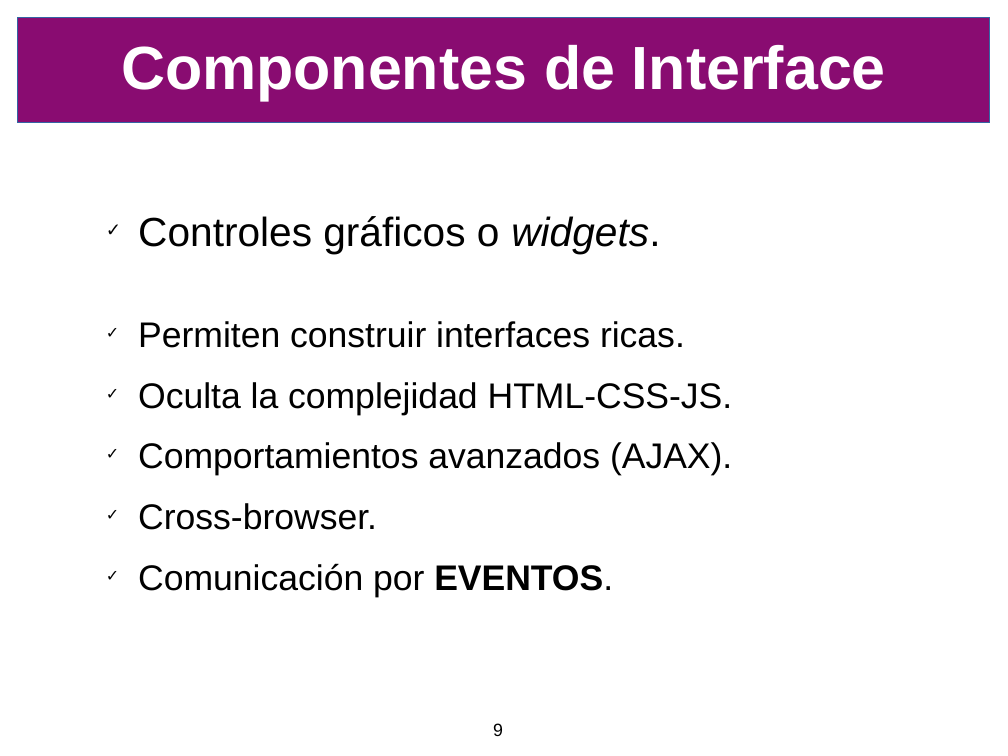
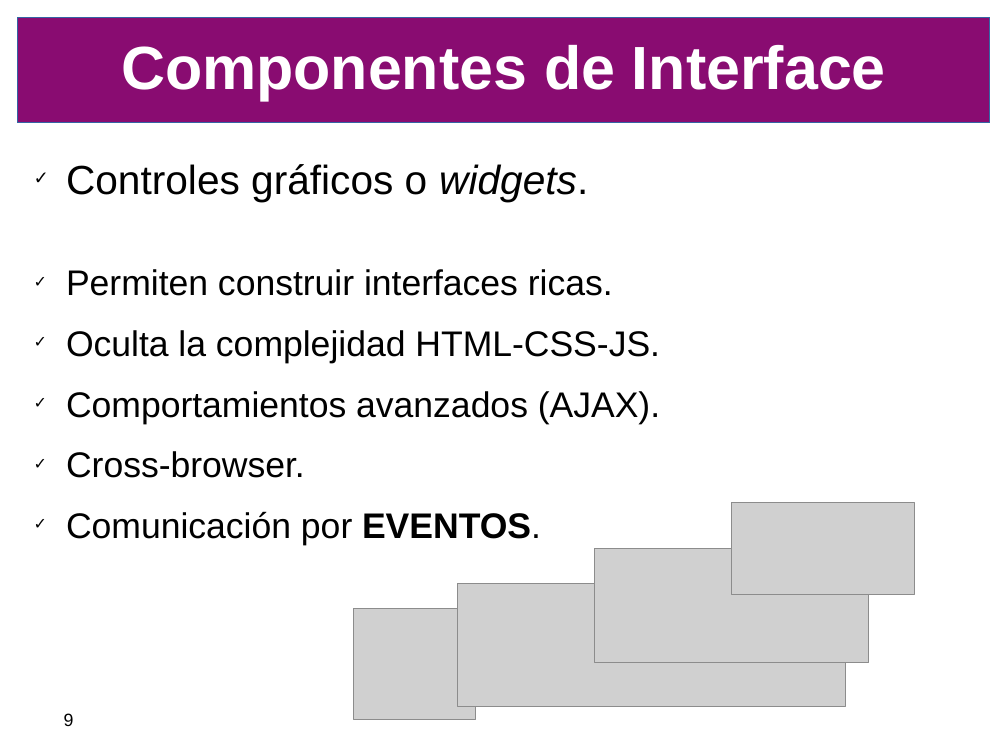
Before and after one commit to SIU-Toba/framework, a slide deck: slide 9 of doc/presentacion/CafeConf2006.odp. Drawn at 1008x756 pixels with LibreOffice and Linux fonts; fonts in the diff are those of the drawing; grey boxes stand for pictures; background and template pictures are left out. Boxes give left, top, right and bottom in pixels: in the first picture for what was removed or moved away, otherwise in the second. Text is boxed around its words. In the diff, an @@ line names an element or a change of style, - is before the commit and + after.

```diff
--- a/doc/presentacion/CafeConf2006.odp
+++ b/doc/presentacion/CafeConf2006.odp
@@ text "Controles gráficos o widgets." moved from (x1=138, y1=216, x2=733, y2=597) to (x1=66, y1=164, x2=660, y2=545) @@
@@ picture added at (x1=732, y1=503, x2=915, y2=595) @@
@@ picture added at (x1=595, y1=549, x2=869, y2=663) @@
@@ picture added at (x1=457, y1=584, x2=846, y2=706) @@
@@ picture added at (x1=354, y1=609, x2=476, y2=720) @@
@@ page number moved from (x1=493, y1=723, x2=503, y2=736) to (x1=64, y1=713, x2=74, y2=726) @@
```
Also in this commit, not shown: 26 other slides changed.
